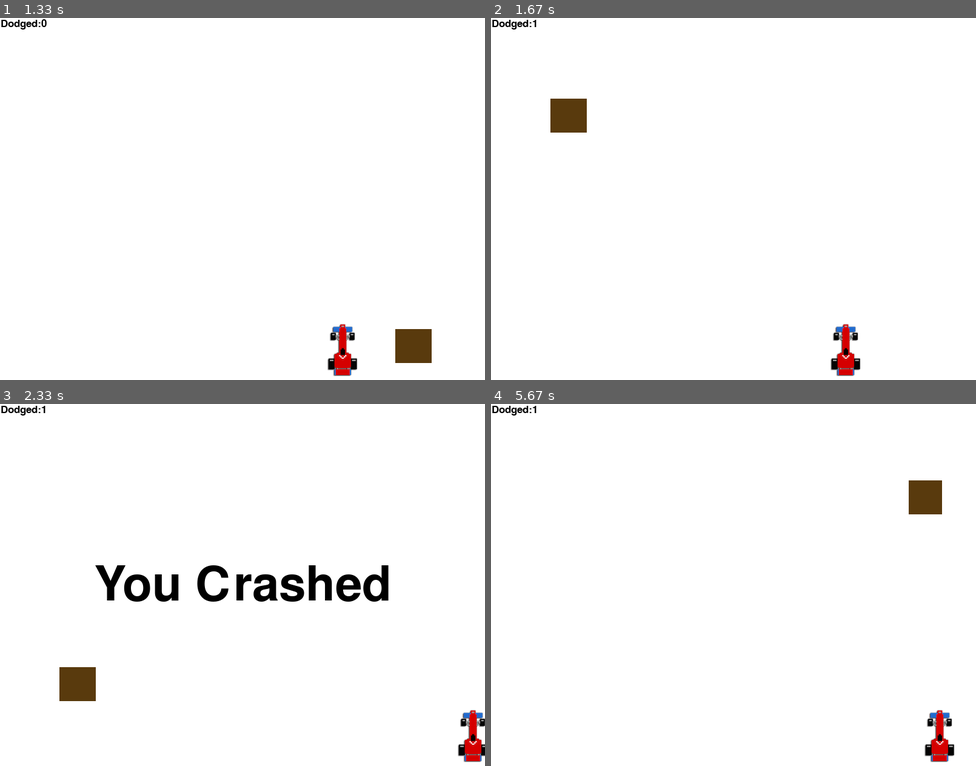
Above: before the commit, frames 1-4 (two rows, left to right).
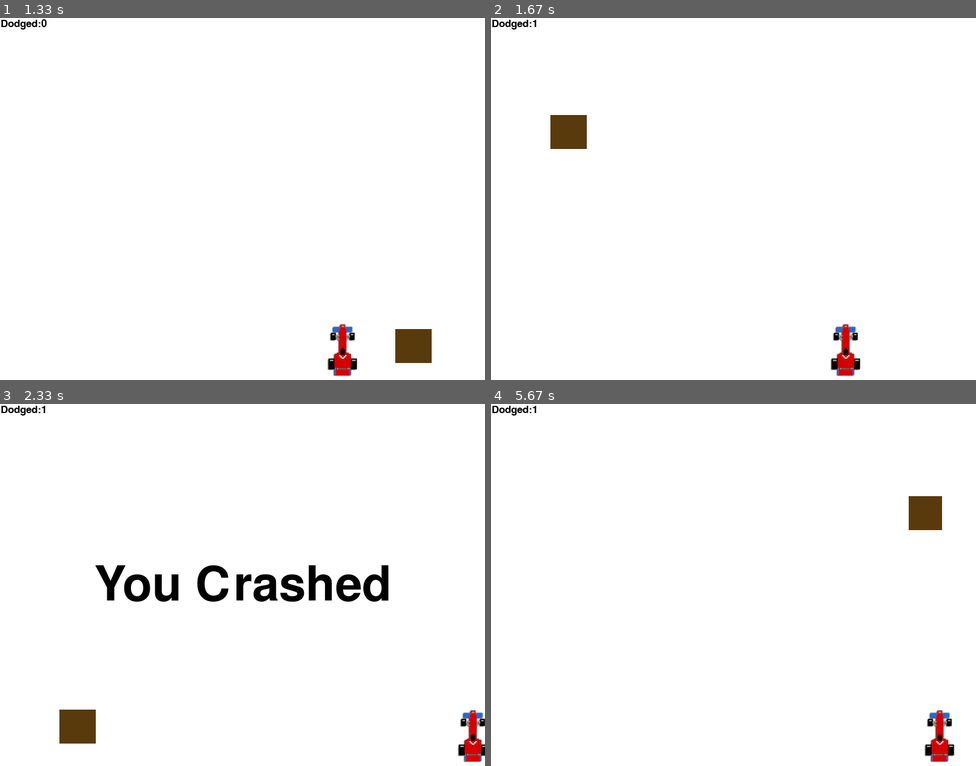
Above: after the commit, the same moments.

Repository: Anayatc/PyGame-Retro-Racer
Game: pygame game, started from Retro-Racer.py
Same seed, same stepped clock (60 frames per second), same inputs: the game is played once before the commit and once after it.
Inputs:
- Up to frame 1 (1.33 s): hold Right 0.33-0.97 s; hold Left from 1 s (still down)
- Up to frame 2 (1.67 s): release Left at 1.47 s; hold Right from 1.5 s (still down)
- Up to frame 3 (2.33 s): release Right at 1.97 s; hold Right from 2 s (still down)
- Up to frame 4 (5.67 s): release Right at 2.47 s; hold Right 3.5-4.13 s; hold Left 4.17-4.63 s; hold Right 4.67-5.13 s; hold Right 5.17-5.63 s

Frame 1 is identical in both runs. In frame 2, 0.7% of the frame differs, in the area x 12-20%, y 22-37%; in frame 3, 1.4%, in the area x 12-20%, y 72-94%; in frame 4, 0.6%.

Commit message:
added progressive diffulty increment

Diff:
--- a/Retro-Racer.py
+++ b/Retro-Racer.py
@@ -98,6 +98,7 @@
             obstacle_start_y = 0 - obstacle_height
             obstacle_start_x = random.randrange(0, display_width)
             dodged += 1
+            obstacle_speed += 1
 
         if y < obstacle_start_y + obstacle_height:
             if obstacle_start_x < x < obstacle_start_x + obstacle_width or obstacle_start_x < x + car_width < obstacle_start_x + obstacle_width:
